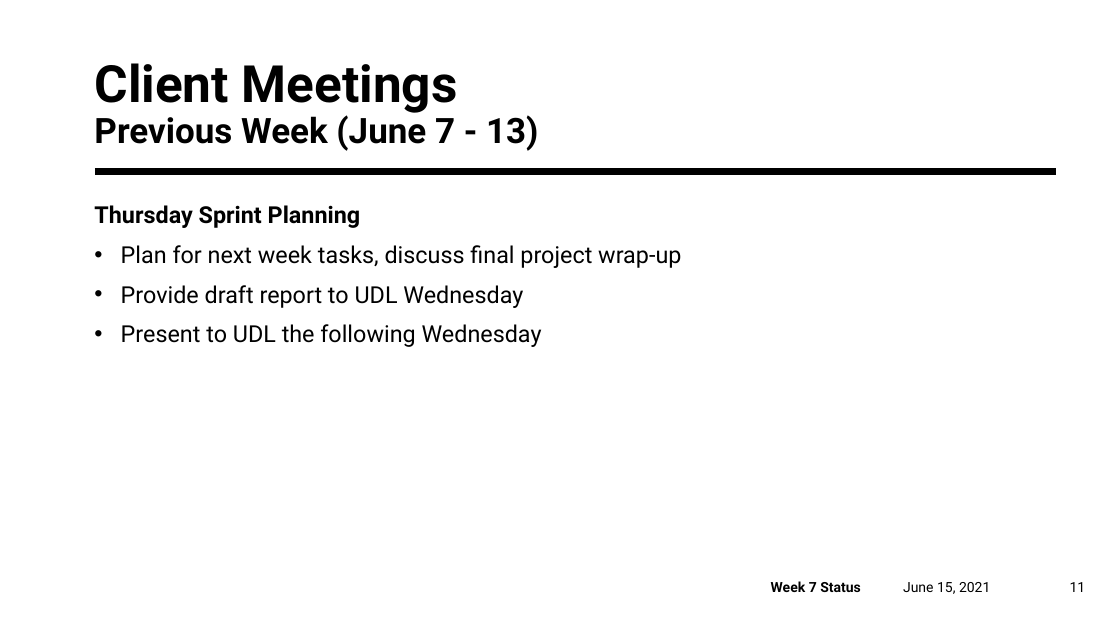
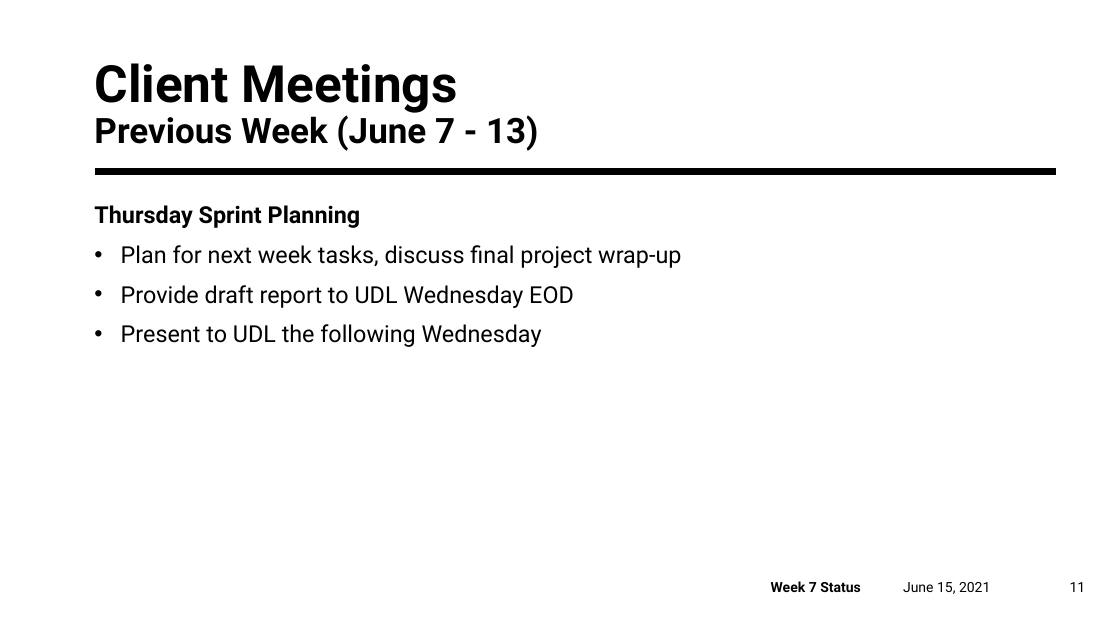
Before and after one commit to ubco-mds-2020-labs/w2020-data599-capstone-projects-ubc-udl, a slide deck: slide 11 of weekly-updates/20210615_progress.pptx. Drawn at 1120x630 pixels with LibreOffice and Linux fonts; fonts in the diff are those of the drawing. Boxes give left, top, right and bottom in pixels: in the first picture for what was removed or moved away, otherwise in the second. Text is boxed around its words. In the diff, an @@ line names an element or a change of style, - is before the commit and + after.

```diff
--- a/weekly-updates/20210615_progress.pptx
+++ b/weekly-updates/20210615_progress.pptx
@@ text at box(121, 285, 574, 308): text changed @@
-• Provide draft report to UDL Wednesday
+• Provide draft report to UDL Wednesday EOD
```
Also in this commit, not shown: 4 other slides changed, 1 other file.
